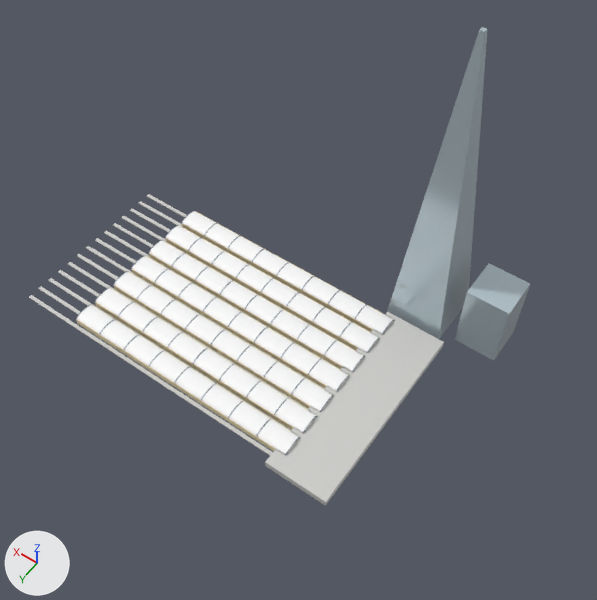
A saved change to the Blender file assets/source/london-map-assets.blend.
Rendered twice from a camera (50 mm lens) standing at (-234.0, 334.0, 623.0) and looking at (-5.0, 13.0, 118.0). The lights are fixed; the arrows at lower left show +X, +Y and +Z. The older version comes first.

Names of what the first picture shows: 'london-bridge'.
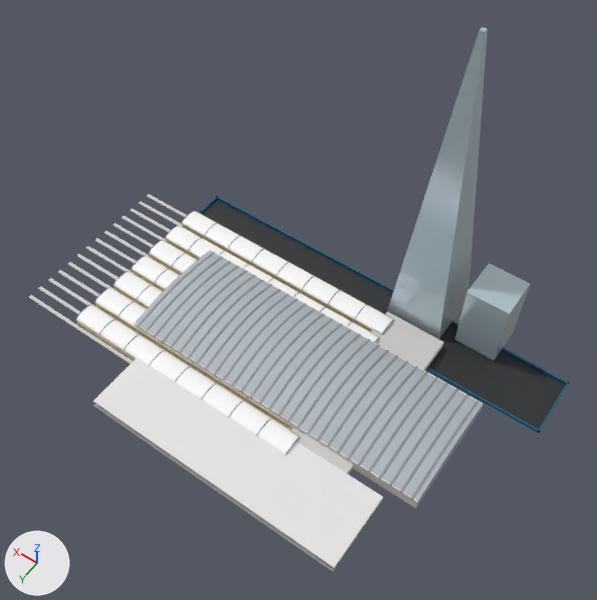
Patch to the scene script:
```diff
--- a/assets/source/london-map-assets.blend.py
+++ b/assets/source/london-map-assets.blend.py
@@ mat_ooc_rib @@
+mat_ooc_rib = principled_material('OOC_rib')
+mat_ooc_rib.base_color = (0.254, 0.275, 0.296)  # grey #8a8f94
+mat_ooc_rib.roughness = 0.6
@@ mat_ooc_hs2rim @@
+mat_ooc_hs2rim = principled_material('OOC_hs2rim')
+mat_ooc_hs2rim.base_color = (0.0, 0.114, 0.227)  # cyan #005f83
+mat_ooc_hs2rim.roughness = 0.6
@@ mat_ooc_glass @@
+mat_ooc_glass = principled_material('OOC_glass')
+mat_ooc_glass.base_color = (0.423, 0.497, 0.565)  # light grey #aebbc6
+mat_ooc_glass.roughness = 0.6
+mat_ooc_glass.alpha = 0.5
@@ mat_ooc_hs2pit @@
+mat_ooc_hs2pit = principled_material('OOC_hs2pit')
+mat_ooc_hs2pit.base_color = (0.0194, 0.0222, 0.0242)  # black #26292b
+mat_ooc_hs2pit.roughness = 0.6
@@ mat_ooc_roof @@
+mat_ooc_roof = principled_material('OOC_roof')
+mat_ooc_roof.base_color = (0.584, 0.651, 0.708)  # light grey #c9d3db
+mat_ooc_roof.roughness = 0.6
+mat_ooc_roof.alpha = 0.6
@@ mat_ooc_wall @@
+mat_ooc_wall = principled_material('OOC_wall')
+mat_ooc_wall.base_color = (0.694, 0.672, 0.624)  # light grey #d9d6cf
+mat_ooc_wall.roughness = 0.6
@@ mat_ooc_platform @@
+mat_ooc_platform = principled_material('OOC_platform')
+mat_ooc_platform.base_color = (0.323, 0.323, 0.305)  # grey #9a9a96
+mat_ooc_platform.roughness = 0.6
@@ mat_ooc_canopy @@
+mat_ooc_canopy = principled_material('OOC_canopy')
+mat_ooc_canopy.base_color = (0.791, 0.791, 0.791)  # white #e6e6e6
+mat_ooc_canopy.roughness = 0.6
@@ me_oldoakcommon @@
+me_oldoakcommon.from_pydata(...)  # 5786 vertices, 5644 faces; spans x -200.0..200.0, y -125.0..136.0, z -2.0..24.0
+# faces by material slot: [12, 2700, 2804, 44, 48, 6, 24, 6]
+me_oldoakcommon.materials.append(mat_ooc_wall)  # light grey #d9d6cf
+me_oldoakcommon.materials.append(mat_ooc_rib)  # grey #8a8f94
+me_oldoakcommon.materials.append(mat_ooc_roof)  # light grey #c9d3db
+me_oldoakcommon.materials.append(mat_ooc_glass)  # light grey #aebbc6
+me_oldoakcommon.materials.append(mat_ooc_platform)  # grey #9a9a96
+me_oldoakcommon.materials.append(mat_ooc_canopy)  # white #e6e6e6
+me_oldoakcommon.materials.append(mat_ooc_hs2rim)  # cyan #005f83
+me_oldoakcommon.materials.append(mat_ooc_hs2pit)  # black #26292b
@@ ob_oldoakcommon @@
+ob_oldoakcommon = bpy.data.objects.new('OldOakCommon', me_oldoakcommon)
+ob_oldoakcommon.location = (0.0, 0.0, 0.0)
```

Boxes (x1, y1, x2, y2) around the edits, measured in the pictures (597 x 600 px):
'OldOakCommon', added: after (94, 196, 569, 572)
    faces in mat_ooc_roof (light grey #c9d3db): (135, 251, 483, 501)
    faces in mat_ooc_canopy (white #e6e6e6): (94, 358, 383, 568)
    faces in mat_ooc_hs2pit (black #26292b): (201, 199, 565, 429)
    faces in mat_ooc_rib (grey #8a8f94): (137, 252, 479, 499)
    faces in mat_ooc_wall (light grey #d9d6cf): (134, 250, 483, 508)
